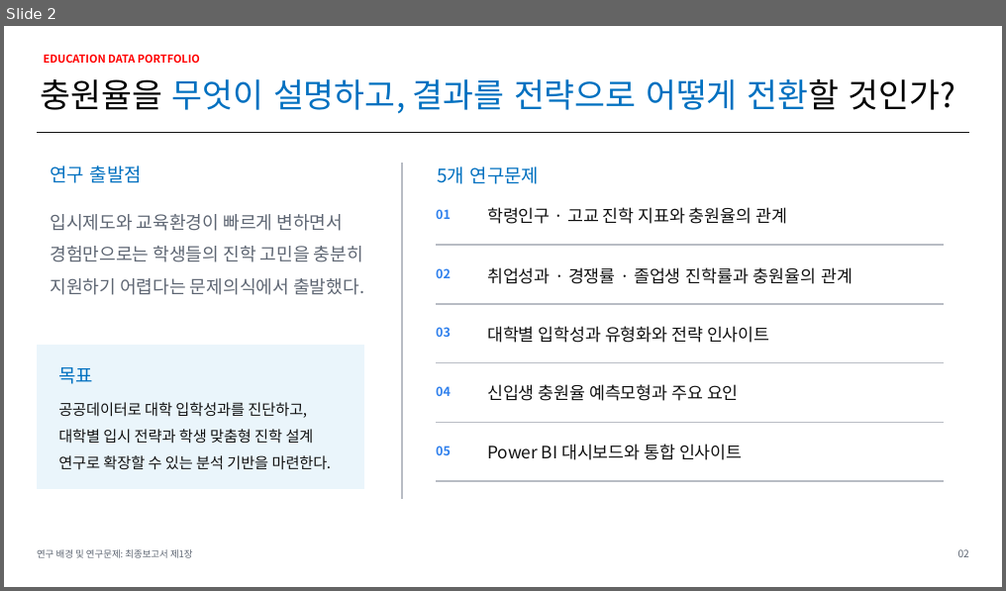
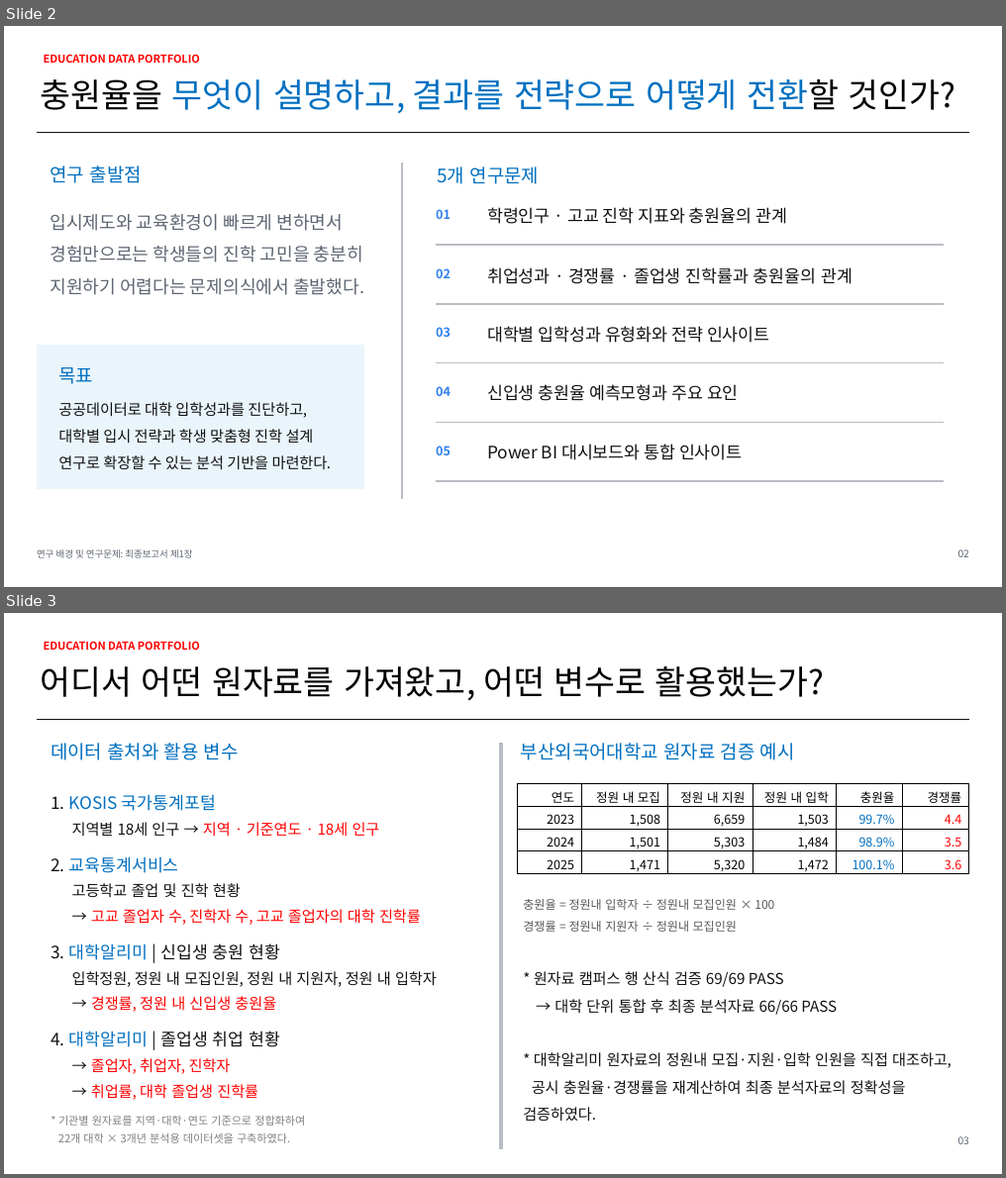
Before and after one commit to Jaewoong237/education-admission-data-project, a slide deck: reports/presentation/education_admission_project_presentation_final.pptx. Shown one above the other, each under a label of ours: slide 2 before the commit, slides 2 and 3 after it. The pictures are 1006x591 and 1006x1178 pixels, drawn with LibreOffice and Linux fonts; fonts in the diff are those of the drawing. Boxes give left, top, right and bottom in pixels: in the first picture for what was removed or moved away, otherwise in the second. Text is boxed around its words. In the diff, an @@ line names an element or a change of style, - is before the commit and + after.

```diff
--- a/reports/presentation/education_admission_project_presentation_final.pptx
+++ b/reports/presentation/education_admission_project_presentation_final.pptx
@@ slide 3 added at box(4, 613, 1002, 1174), background #FFFFFF @@
@@ text added at box(44, 641, 200, 650), 10.5 pt, text #FF0000, bold @@
+EDUCATION DATA PORTFOLIO
@@ text added at box(41, 666, 825, 700), 32 pt, text #000000 @@
+어디서 어떤 원자료를 가져왔고, 어떤 변수로 활용했는가?
@@ rectangle added at box(37, 719, 969, 720), fill #111111, outline #111111 0 pt @@
@@ text added at box(51, 743, 239, 761), 18 pt, text #0070C0 @@
+데이터 출처와 활용 변수
@@ rectangle added at box(500, 743, 503, 1149), fill #B8BCC4, outline #B8BCC4 0 pt @@
@@ text added at box(521, 743, 795, 761), 18 pt, text #0070C0 @@
+부산외국어대학교 원자료 검증 예시
@@ table added at box(518, 783, 969, 875), 4 rows, 6 columns @@
+연도 | 정원 내 모집 | 정원 내 지원 | 정원 내 입학 | 충원율 | 경쟁률
+2023 | 1,508 | 6,659 | 1,503 | 99.7% | 4.4
+2024 | 1,501 | 5,303 | 1,484 | 98.9% | 3.5
+2025 | 1,471 | 5,320 | 1,472 | 100.1% | 3.6
@@ text added at box(51, 794, 437, 1144), 14.4 pt, text #111111 @@
+1. KOSIS 국가통계포털
+지역별 18세 인구 → 지역 · 기준연도 · 18세 인구
+2. 교육통계서비스
+고등학교 졸업 및 진학 현황
+→ 고교 졸업자 수, 진학자 수, 고교 졸업자의 대학 진학률
+3. 대학알리미 | 신입생 충원 현황
+입학정원, 정원 내 모집인원, 정원 내 지원자, 정원 내 입학자
+→ 경쟁률, 정원 내 신입생 충원율
+4. 대학알리미 | 졸업생 취업 현황
+→ 졸업자, 취업자, 진학자
+→ 취업률, 대학 졸업생 진학률
+* 기관별 원자료를 지역·대학·연도 기준으로 정합화하여
+22개 대학 × 3개년 분석용 데이터셋을 구축하였다.
@@ text added at box(523, 899, 951, 1122), 14.4 pt, text #111111 @@
+충원율 = 정원내 입학자 ÷ 정원내 모집인원 × 100
+경쟁률 = 정원내 지원자 ÷ 정원내 모집인원
+* 원자료 캠퍼스 행 산식 검증 69/69 PASS
+→ 대학 단위 통합 후 최종 분석자료 66/66 PASS
+* 대학알리미 원자료의 정원내 모집·지원·입학 인원을 직접 대조하고,
+공시 충원율·경쟁률을 재계산하여 최종 분석자료의 정확성을 검증하였다.
@@ text added at box(958, 1137, 969, 1145), 9.8 pt, text #5E6673 @@
+03
```
Also in this commit, not shown: 8 slides changed, 11 other files.
